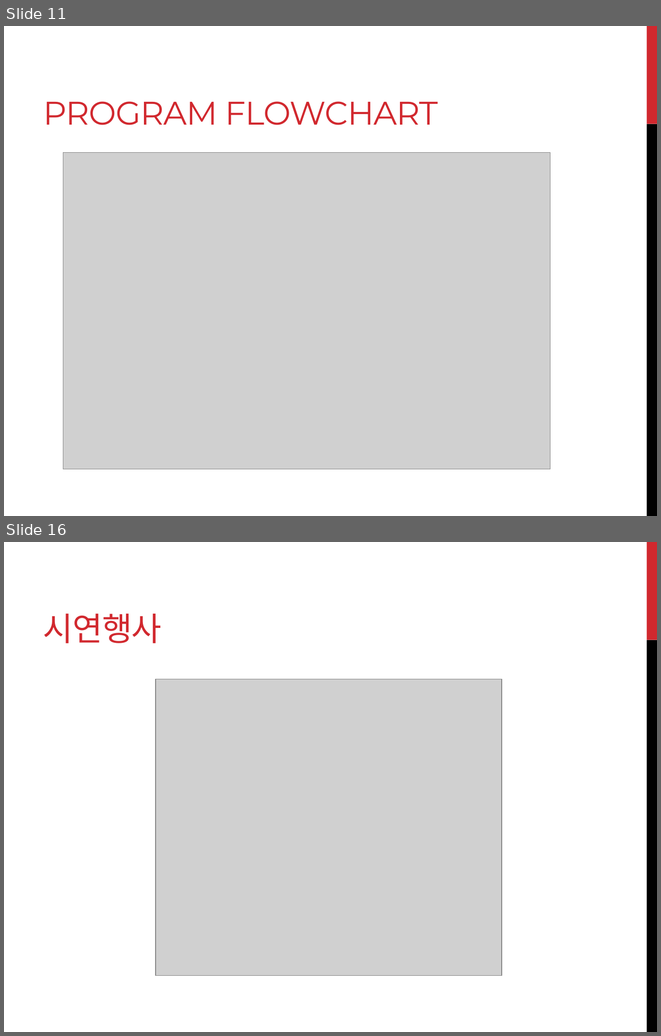
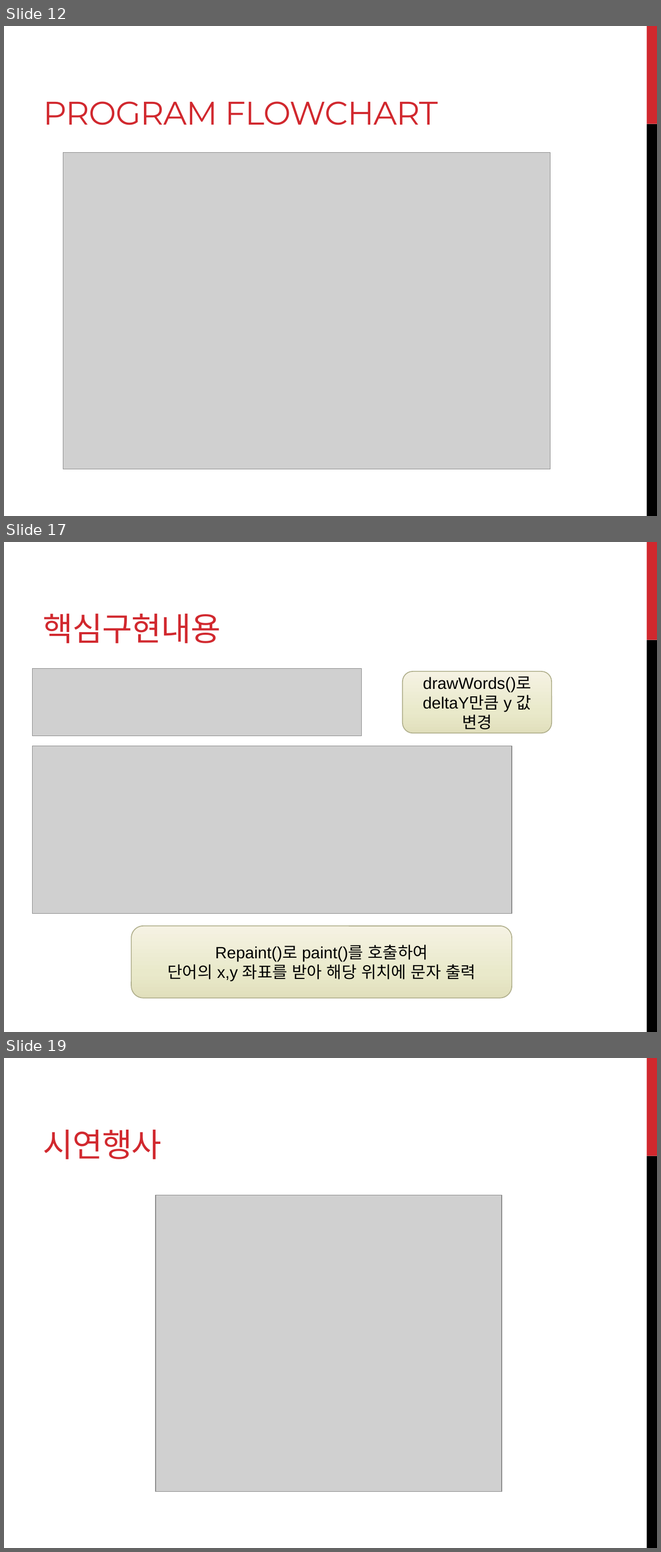
Before and after one commit to jinlee10/javaminiproj, a slide deck: Java_mini_proj_home/java_proj_PPT.pptx. Shown one above the other, each under a label of ours: slides 11 and 16 before the commit, slides 12, 17 and 19 after it; the slides between them are not shown. The pictures are 661x1036 and 661x1552 pixels, drawn with LibreOffice and Linux fonts; fonts in the diff are those of the drawing; grey boxes stand for pictures. Boxes give left, top, right and bottom in pixels: in the first picture for what was removed or moved away, otherwise in the second. Text is boxed around its words. In the diff, an @@ line names an element or a change of style, - is before the commit and + after.

```diff
--- a/Java_mini_proj_home/java_proj_PPT.pptx
+++ b/Java_mini_proj_home/java_proj_PPT.pptx
@@ slide 17 added at (4, 542, 657, 1032), background #FFFFFF; not listed: 2 template elements that a slide beside it also shows @@
@@ title added at (43, 614, 221, 643), 36 pt, text #D1282E @@
+핵심구현내용
@@ picture added at (32, 669, 361, 736) @@
@@ rounded rectangle added at (403, 671, 551, 733), fill gradient #E1E0BC to #E9E8CB to #F4F4E5, outline #B1B08E 1 pt, 18 pt, text #000000 @@
+drawWords()로
+deltaY만큼 y 값 변경
@@ picture added at (32, 746, 511, 913) @@
@@ rounded rectangle added at (131, 926, 512, 998), fill gradient #E1E0BC to #E9E8CB to #F4F4E5, outline #B1B08E 1 pt, 18 pt, text #000000 @@
+Repaint()로 paint()를 호출하여
+단어의 x,y 좌표를 받아 해당 위치에 문자 출력
@@ what was slide 11 is now slide 12 @@
@@ what was slide 16 is now slide 19 @@
```
Also in this commit, not shown: 10 slides changed, 2 other slides added, 1 other file.
